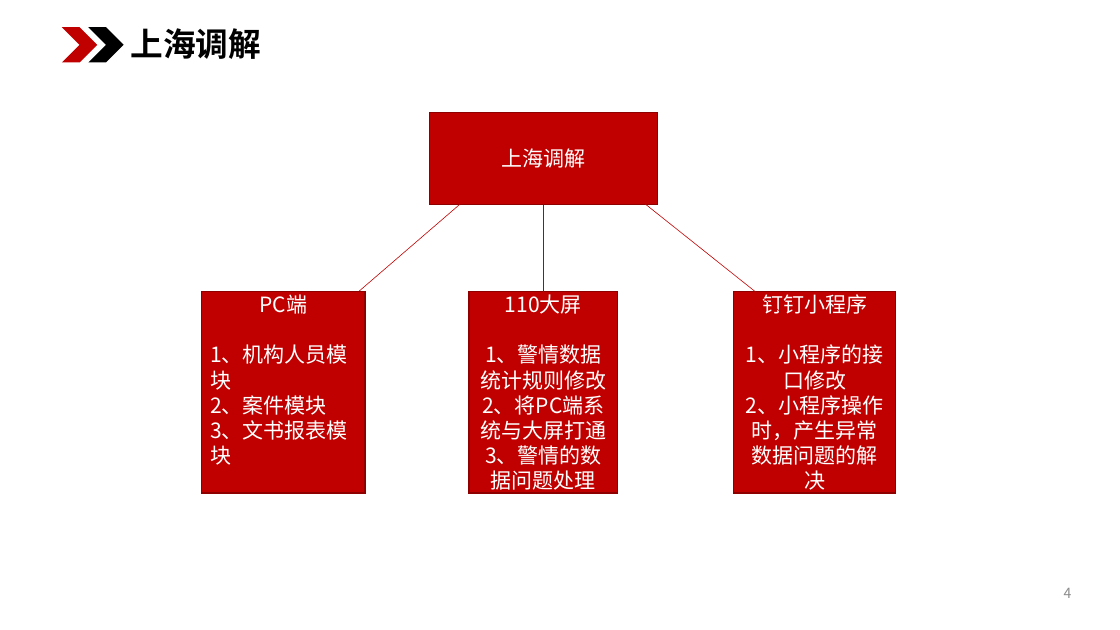
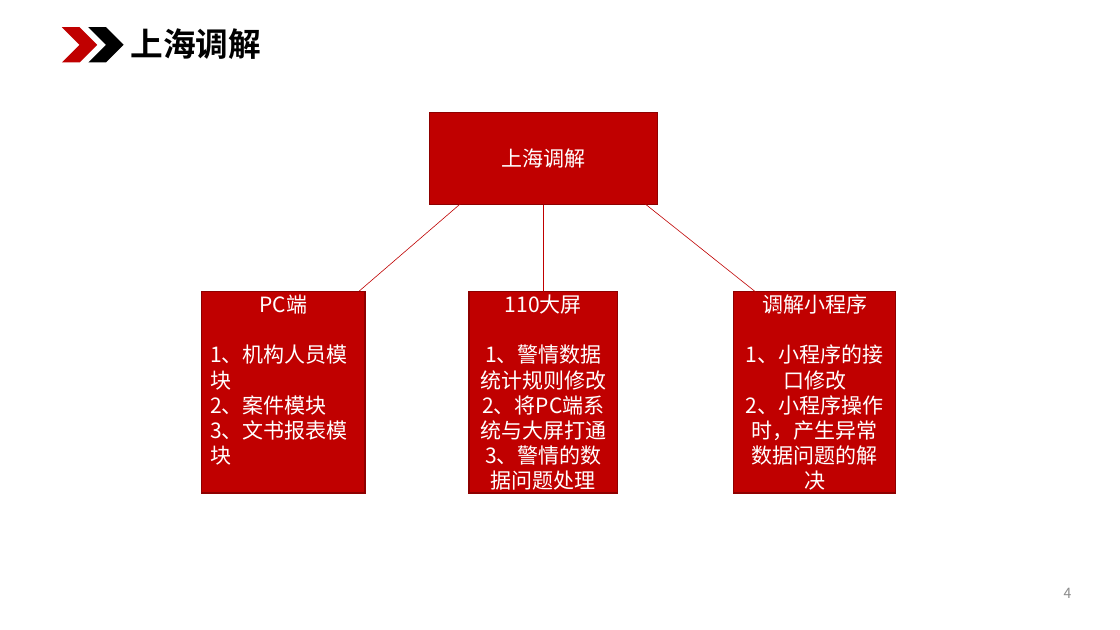
Before and after one commit to lsl645031854/ppt, a slide deck: slide 4 of 述职报告-李帅领.pptx. Drawn at 1120x630 pixels with LibreOffice and Linux fonts; fonts in the diff are those of the drawing. Boxes give left, top, right and bottom in pixels: in the first picture for what was removed or moved away, otherwise in the second. Text is boxed around its words. In the diff, an @@ line names an element or a change of style, - is before the commit and + after.

```diff
--- a/述职报告-李帅领.pptx
+++ b/述职报告-李帅领.pptx
@@ text in rectangle at bbox=[762, 291, 867, 314]: text changed @@
-钉钉小程序
+调解小程序
```
Also in this commit, not shown: 2 other slides changed, 5 slides added.
